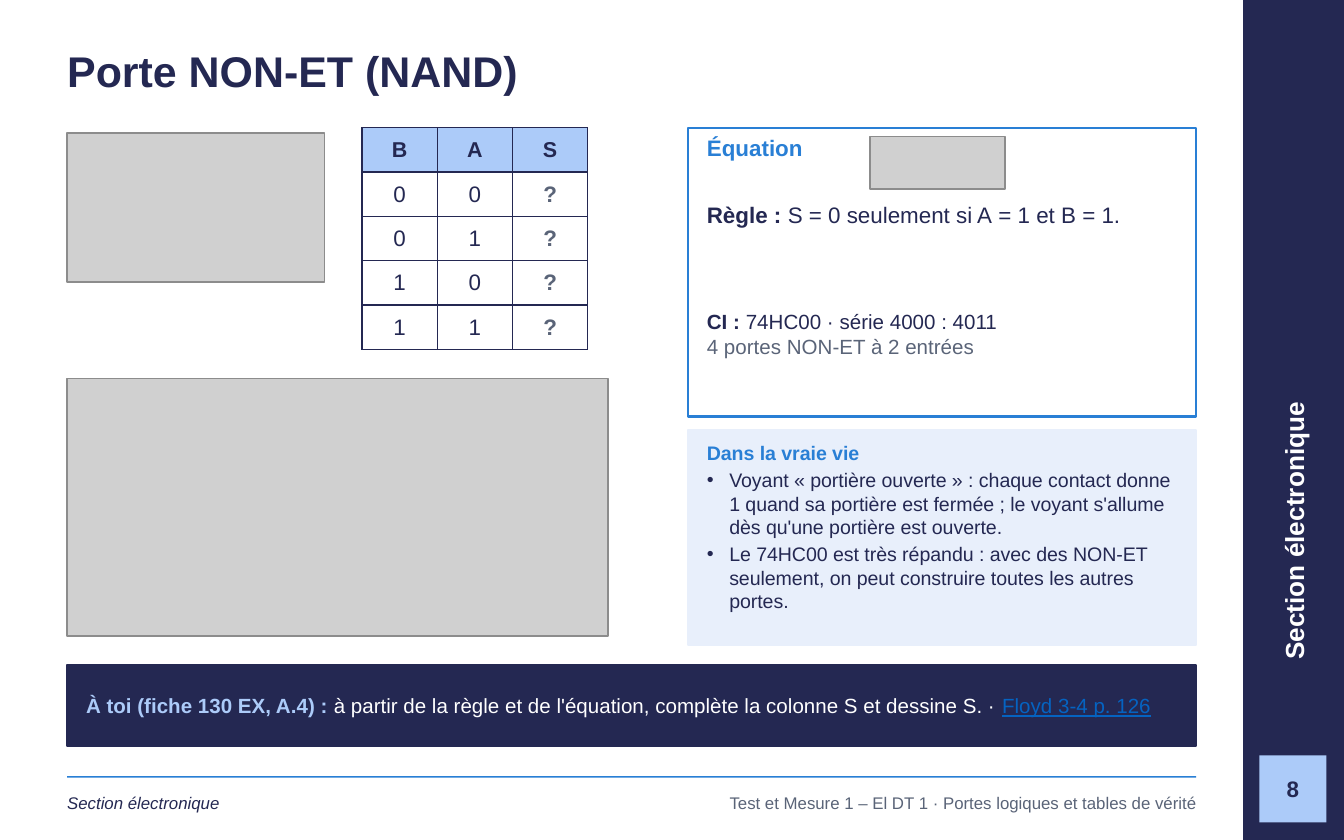
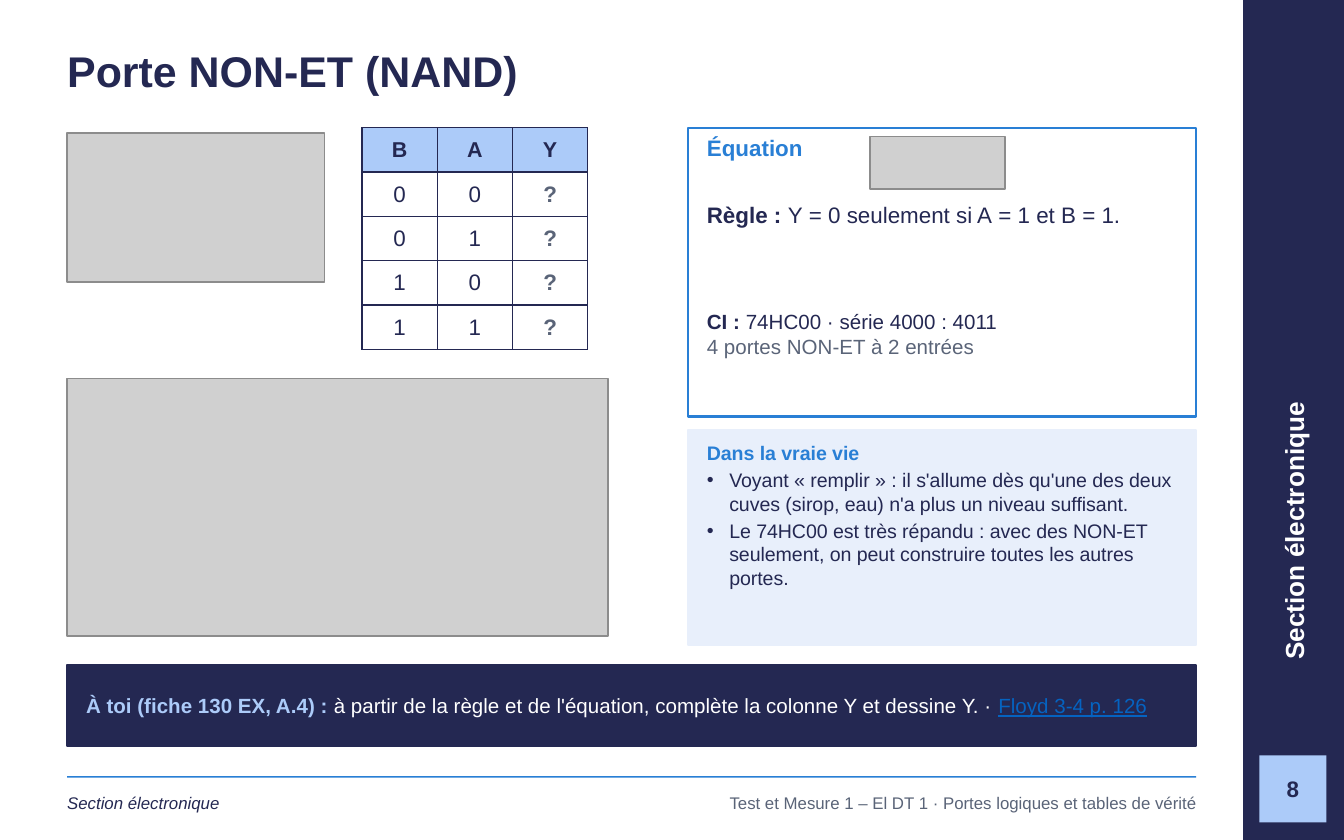
Before and after one commit to GlemoineETML/cours-etml, a slide deck: slide 8 of reference/tm1/semaine-1/120 Portes logiques et tables de vérité.pptx. Drawn at 1344x840 pixels with LibreOffice and Linux fonts; fonts in the diff are those of the drawing; grey boxes stand for pictures; background and template pictures are left out. Boxes give left, top, right and bottom in pixels: in the first picture for what was removed or moved away, otherwise in the second. Text is boxed around its words. In the diff, an @@ line names an element or a change of style, - is before the commit and + after.

```diff
--- a/reference/tm1/semaine-1/120 Portes logiques et tables de vérité.pptx
+++ b/reference/tm1/semaine-1/120 Portes logiques et tables de vérité.pptx
@@ table at <box>362,128,587,339</box> @@
-row 1, column 3: S
+row 1, column 3: Y
@@ text at <box>707,206,1121,228</box>: text changed @@
-Règle : S = 0 seulement si A = 1 et B = 1.
+Règle : Y = 0 seulement si A = 1 et B = 1.
@@ text at <box>729,472,1171,515</box>: text changed @@
-• Voyant « portière ouverte » : chaque contact donne 1 quand sa portière est fermée ; le voyant s'allume dès qu'une portière est ouverte.
+• Voyant « remplir » : il s'allume dès qu'une des deux cuves (sirop, eau) n'a plus un niveau suffisant.
@@ text at <box>86,697,1147,718</box>: text changed @@
-À toi (fiche 130 EX, A.4) : à partir de la règle et de l'équation, complète la colonne S et dessine S. · Floyd 3-4 p. 126
+À toi (fiche 130 EX, A.4) : à partir de la règle et de l'équation, complète la colonne Y et dessine Y. · Floyd 3-4 p. 126
```
Also in this commit, not shown: 16 other slides changed, 1 slide removed, 4 other files.
